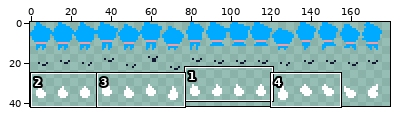
File history of a sprite sheet, res/graphics/lume.png. The picture above shows the old version from afar; the outline marks the close-up.
Close-up. First the earlier version:
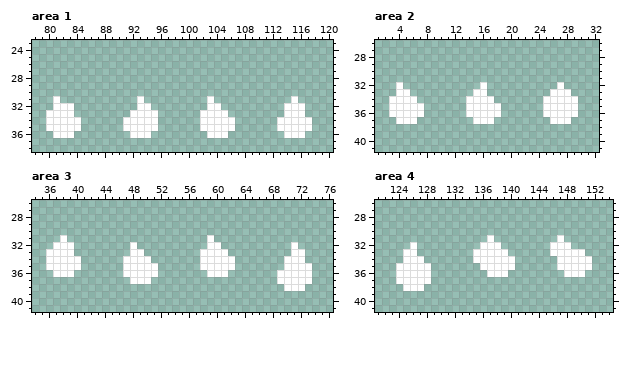
The file is 198x42 pixels. Shown: area 1: x 78..120, y 23..38; area 2: x 1..32, y 26..41; area 3: x 34..76, y 26..41; area 4: x 121..154, y 26..41. The wide view leaves out empty margins. The commit also changed other parts of the picture, which this record leaves out.
New version:
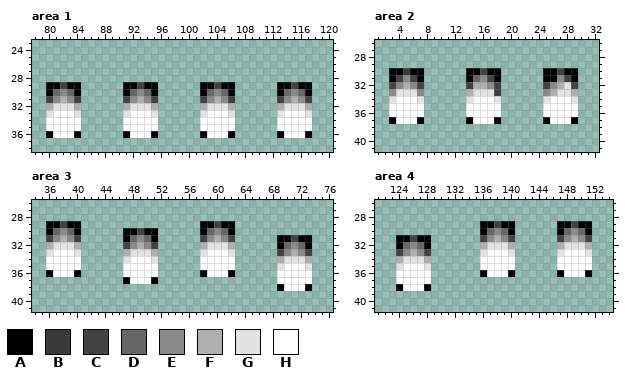
Palette (. is transparent): A #000000  B #3a3a3a  C #424242  D #666666  E #8a8a8a  F #afafaf  G #e2e2e2  H #ffffff
The edit:
Changed rows in their new state; - is an unchanged pixel.
Area 1:
first column x 80:
29 AACAA------AACAA------AACAA------AACAA
30 ADEDA------ADEDA------ADEDA------ADEDA
31 CEFEC------CEFEC------CEFEC------CEFEC
32 FGGGF------FGGGF------FGGGF------FGGGF
33 G---G------G---G------G---G------G---G
36 A---A------A---A------A---A------A---A
Area 2:
first column x 3:
30 AABAA------AACAA------AACAA
31 ACECA------ADECA------AAECA
32 CEFEC------CFFEC------CEFGC
33 EGGGE------FGGGC------EFGGF
34 G---G------G---G------G---G
37 A---A------A---A------A---A
Area 3:
first column x 36:
29 AACAA-----------------AACAA-----------
30 ADEDA------AACAA------ADEDA-----------
31 CEFEC------ADEDA------CEFEC------AACAA
32 FGGGF------CEFEC------FGGGF------ADEDA
33 G---G------FGGGF------G---G------CEFEC
34 -----------G---G-----------------FGGGF
35 ---------------------------------G---G
36 A---A-----------------A---A-----------
37 -----------A---A----------------------
38 ---------------------------------A---A
Area 4:
first column x 124:
29 ------------AACAA------AACAA
30 ------------ADEDA------ADEDA
31 AACAA-------CEFEC------CEFEC
32 ADEDA-------FGGGF-----.FGGGF
33 CEFEC------.G---G-----.G---G
34 FGGGF------.----------------
35 G---G-----------------------
36 ------------A---A------A---A
38 A---A-----------------------
